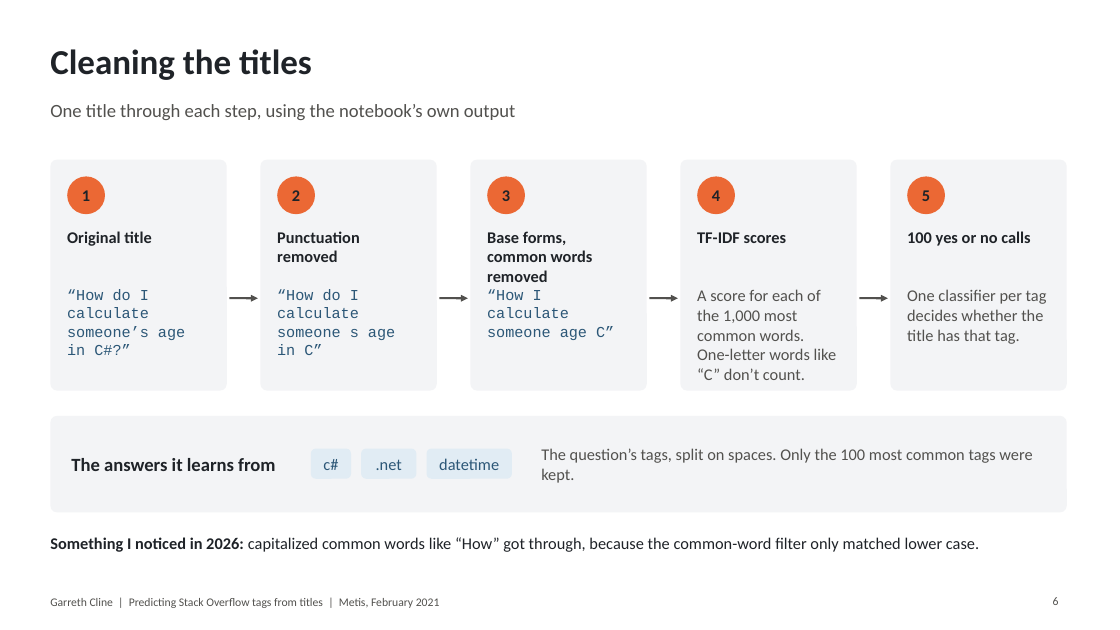
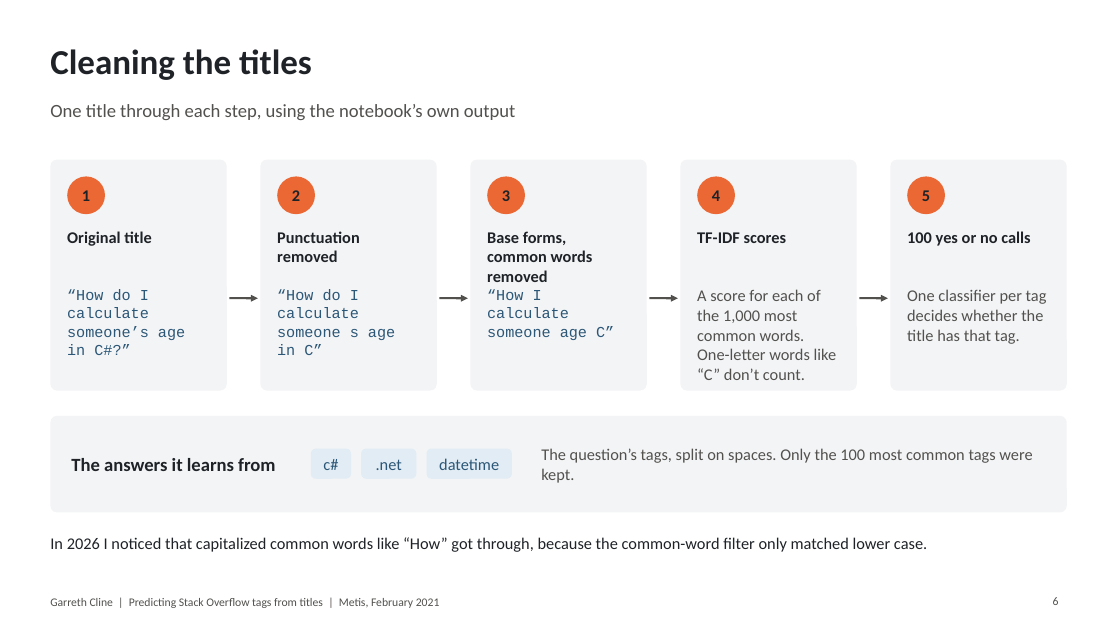
Before and after one commit to garrethcline/Predicting-Tags-from-StackOverflow-Using-Title-Data-, a slide deck: slide 6 of Project 3 Presentation.pptx. Drawn at 1120x630 pixels with LibreOffice and Linux fonts; fonts in the diff are those of the drawing. Boxes give left, top, right and bottom in pixels: in the first picture for what was removed or moved away, otherwise in the second. Text is boxed around its words. In the diff, an @@ line names an element or a change of style, - is before the commit and + after.

```diff
--- a/Project 3 Presentation.pptx
+++ b/Project 3 Presentation.pptx
@@ text at <box>50,537,927,552</box>: text changed @@
-Something I noticed in 2026: capitalized common words like “How” got through, because the common-word filter only matched lower case.
+In 2026 I noticed that capitalized common words like “How” got through, because the common-word filter only matched lower case.
```
Also in this commit, not shown: 5 other slides changed, 2 other files.
